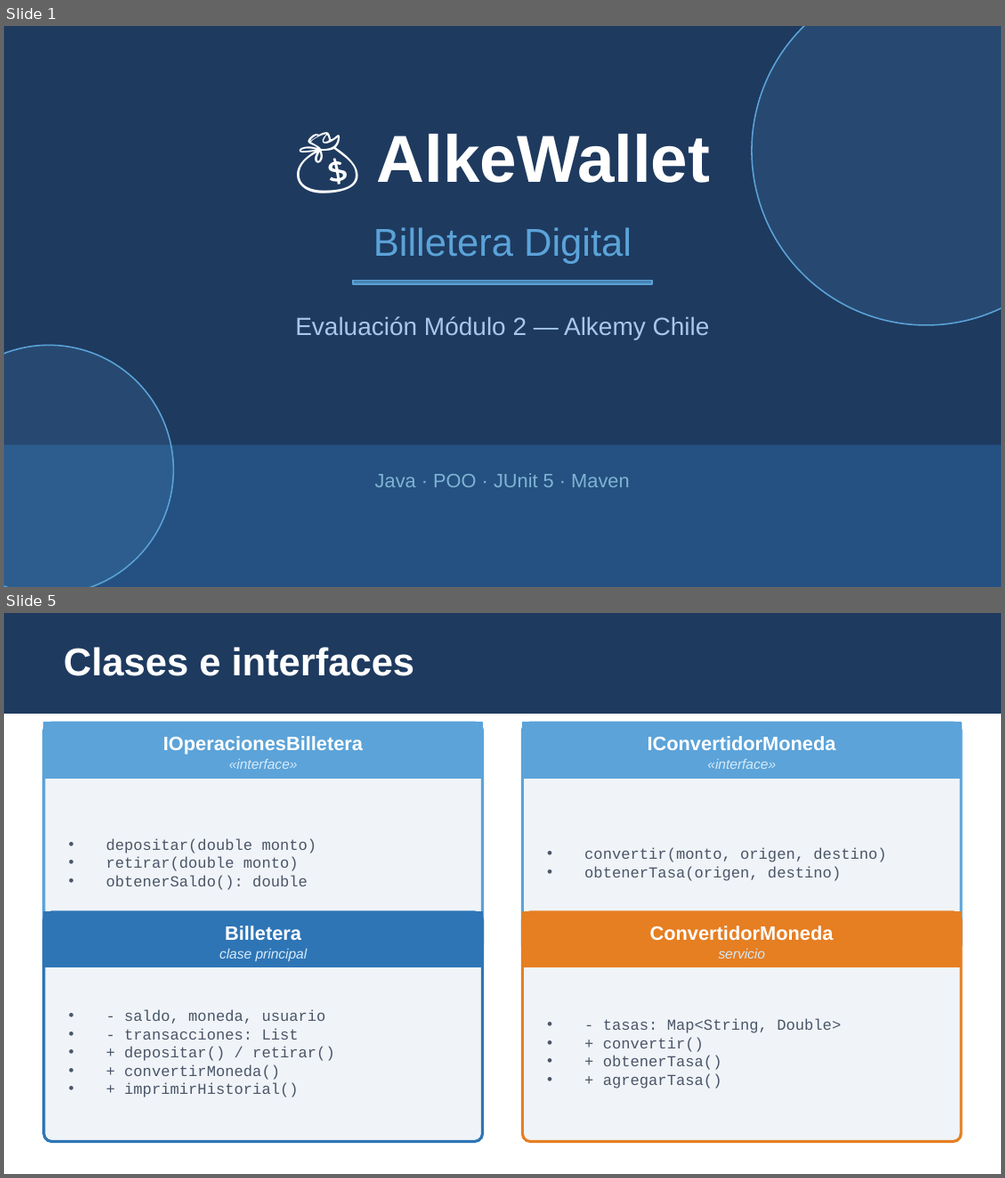
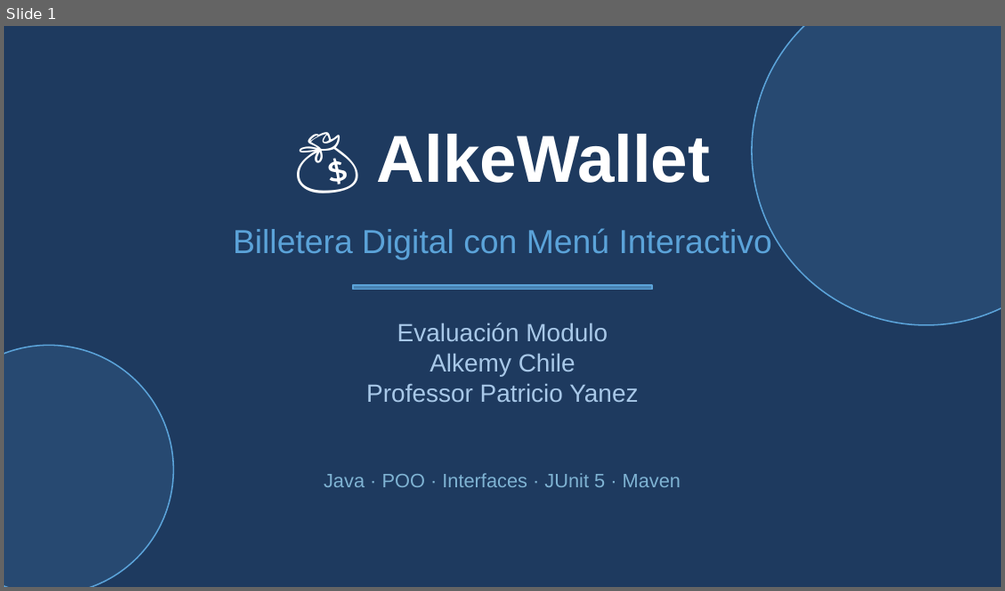
Before and after one commit to tiomakina/AlkeWallet, a slide deck: documentos/presentacion_alkewallet.pptx. Shown one above the other, each under a label of ours: slides 1 and 5 before the commit, slide 1 after it; the slides between them are not shown. The pictures are 1005x1178 and 1005x591 pixels, drawn with LibreOffice and Linux fonts; fonts in the diff are those of the drawing. Boxes give left, top, right and bottom in pixels: in the first picture for what was removed or moved away, otherwise in the second. Text is boxed around its words. In the diff, an @@ line names an element or a change of style, - is before the commit and + after.

Commit message:
agrega menu interactivo y actualiza documentacion

```diff
--- a/documentos/presentacion_alkewallet.pptx
+++ b/documentos/presentacion_alkewallet.pptx
@@ slide 5 removed at (4, 613, 1001, 1174), background #FFFFFF @@
@@ rectangle removed at (4, 613, 1001, 713) @@
@@ text removed at (64, 647, 415, 676) @@
-Clases e interfaces
@@ rounded rectangle removed at (44, 722, 483, 952) @@
@@ rectangle removed at (44, 722, 483, 778) @@
@@ text removed at (163, 736, 363, 755) @@
-IOperacionesBilletera
@@ rounded rectangle removed at (522, 722, 961, 952) @@
@@ rectangle removed at (522, 722, 961, 778) @@
@@ text removed at (647, 736, 836, 750) @@
-IConvertidorMoneda
@@ text removed at (229, 759, 298, 769) @@
-«interface»
@@ text removed at (707, 759, 776, 769) @@
-«interface»
@@ text removed at (106, 838, 317, 890) @@
-• depositar(double monto)
-• retirar(double monto)
-• obtenerSaldo(): double
@@ text removed at (584, 847, 886, 881) @@
-• convertir(monto, origen, destino)
-• obtenerTasa(origen, destino)
@@ rounded rectangle removed at (44, 912, 483, 1142) @@
@@ rectangle removed at (44, 912, 483, 967) @@
@@ text removed at (225, 925, 301, 940) @@
-Billetera
@@ rounded rectangle removed at (522, 912, 961, 1142) @@
@@ rectangle removed at (522, 912, 961, 967) @@
@@ text removed at (650, 925, 833, 941) @@
-ConvertidorMoneda
@@ text removed at (219, 948, 307, 961) @@
-clase principal
@@ text removed at (719, 948, 766, 958) @@
-servicio
@@ text removed at (124, 1009, 335, 1097) @@
-• - saldo, moneda, usuario
-• - transacciones: List
-• + depositar() / retirar()
-• + convertirMoneda()
-• + imprimirHistorial()
@@ text removed at (603, 1019, 841, 1088) @@
-• - tasas: Map<String, Double>
-• + convertir()
-• + obtenerTasa()
-• + agregarTasa()
@@ slide 1 changed as well @@
@@ text at (233, 227, 772, 260): text changed; size 28 to 24 pt @@
-Billetera Digital
+Billetera Digital con Menú Interactivo
@@ rectangle: place and size @@
-rectangle at (353, 281, 652, 284)
+rectangle at (353, 285, 652, 289)
@@ text at (366, 322, 638, 402): text changed @@
-Evaluación Módulo 2 — Alkemy Chile
+Evaluación Modulo
+Alkemy Chile
+Professor Patricio Yanez
@@ rectangle removed at (4, 444, 1001, 587) @@
@@ text at (324, 473, 680, 487): text changed @@
-Java · POO · JUnit 5 · Maven
+Java · POO · Interfaces · JUnit 5 · Maven
```
Also in this commit, not shown: 4 other slides changed, 3 slides added, 3 other slides removed, 4 other files.
